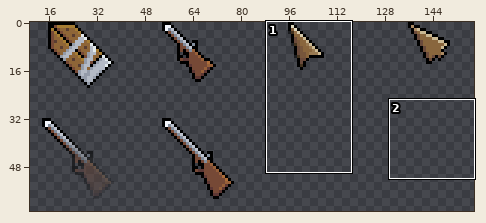
A sprite sheet gets an edit: tiles/mouse.png. The picture above shows the old version from afar; the outline marks the close-up.
Close-up. Before:
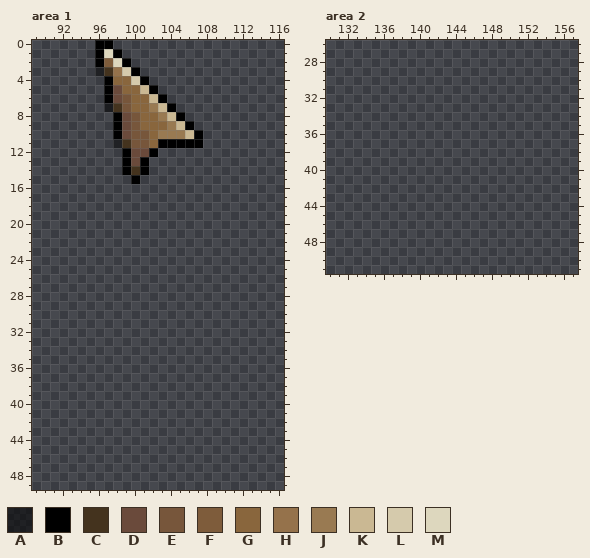
The file is 320x200 pixels. Colours within 5 levels of each other are drawn and written as one. Shown: area 1: x 89..116, y 0..49; area 2: x 130..157, y 26..51. The wide view leaves out empty margins.
Palette (. is transparent): A #00000089  B #000000  C #44331e  D #6a4a3b  E #77563b  F #7e5c3b  G #89663d  H #95724b  J #997a52  K #cab893  L #d5caac  M #ddd7be
Pixels before, area 1, first column x 96:
 0 BB..........
 1 BMB.........
 2 BFMB........
 3 ACHLB.......
 4 .BGGLB......
 5 .BDGGKB.....
 6 .BDEGGKB....
 7 .ACEGGJKB...
 8 ..BDEGGJKB..
 9 ..BDEGGGJKB.
10 ..BDEEGJJJKB
11 ..ACEEGBBBBB
12 ...BDDB.....
13 ...BDB......
14 ...BCB......
15 ....B.......
After:
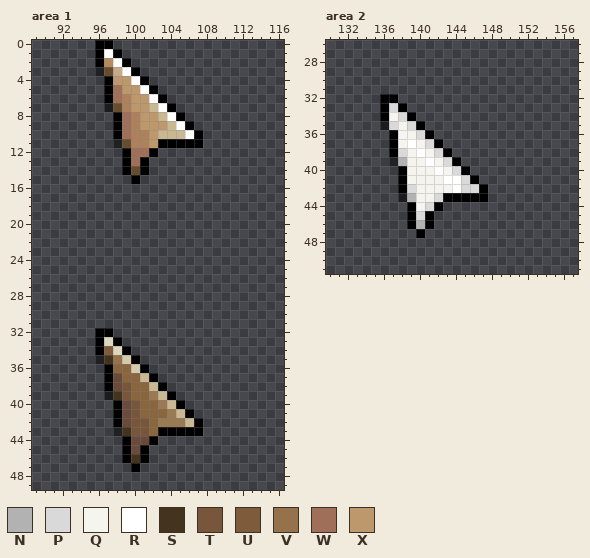
Colours new in this view: N #b2b2b2  P #d9d9d9  Q #f6f4ef  R #ffffff  S #44331e  T #77563b  U #7e5c3b  V #95724b  W #9f6f59  X #bd986c
Diff:
colour C: #44331e -> #664d2d
colour E: #77563b -> #ae815d
colour F: #7e5c3b -> #b58a61
colour H: #95724b -> #c5aa8b
Changed rows in their new state; - is a pixel that keeps its letter.
Area 1:
first column x 97:
 1 R---------
 2 -R--------
 3 --R-------
 4 -XXR------
 5 -WXXR-----
 6 -W-XXR----
 7 ---XXKR---
 8 --W-XXKR--
 9 --W-XXXKR-
10 --W--XKKKR
11 -----X----
12 ---WW-----
13 ---W------
first column x 96:
32 BB----------
33 BMB---------
34 BUMB--------
35 ASVLB-------
36 -BGGLB------
37 -BDGGKB-----
38 -BDTGGKB----
39 -ASTGGJKB---
40 --BDTGGJKB--
41 --BDTGGGJKB-
42 --BDTTGJJJKB
43 --ASTTGBBBBB
44 ---BDDB-----
45 ---BDB------
46 ---BSB------
47 ----B-------
Area 2:
first column x 136:
32 BB----------
33 BPB---------
34 BQPB--------
35 APQPB-------
36 -BQQPB------
37 -BQRQPB-----
38 -BPQRQPB----
39 -ANQQRQPB---
40 --BQQQRQPB--
41 --BQQQQRRPB-
42 --BPQQQQRPPB
43 --ANQQPBBBBB
44 ---BQPB-----
45 ---BPB------
46 ---BNB------
47 ----B-------
Pixel boxes of the changes (left, top, right, bottom) in both close-ups:
changed: (104, 49, 194, 175)
added: (95, 328, 203, 472)
added: (380, 94, 488, 238)
